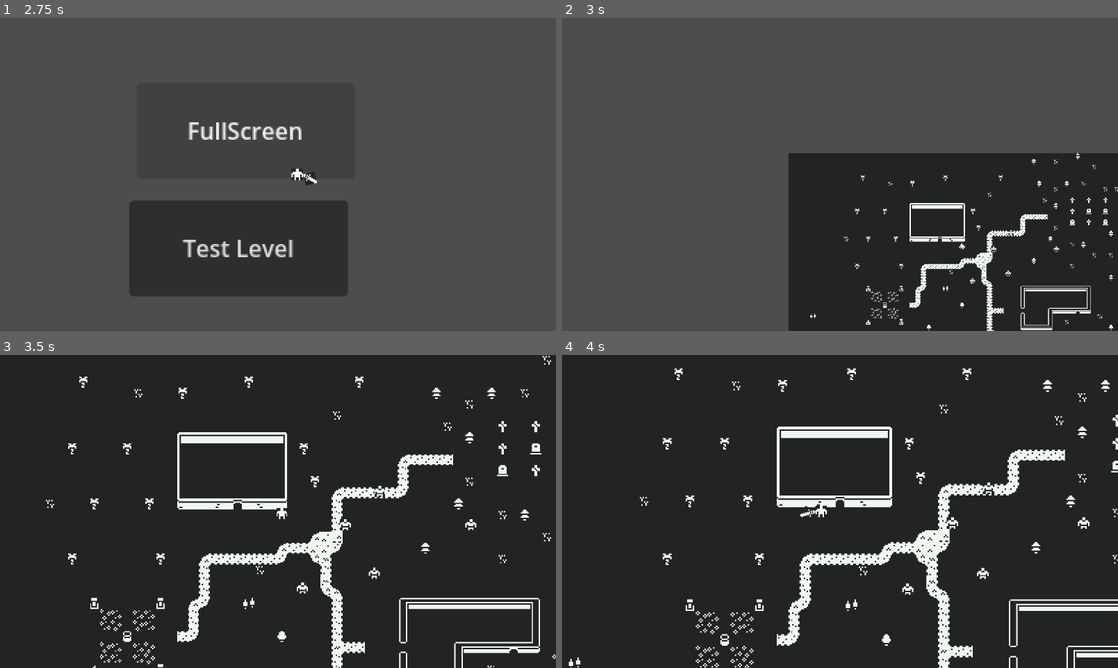
Above: before the commit, frames 1-4 (two rows, left to right).
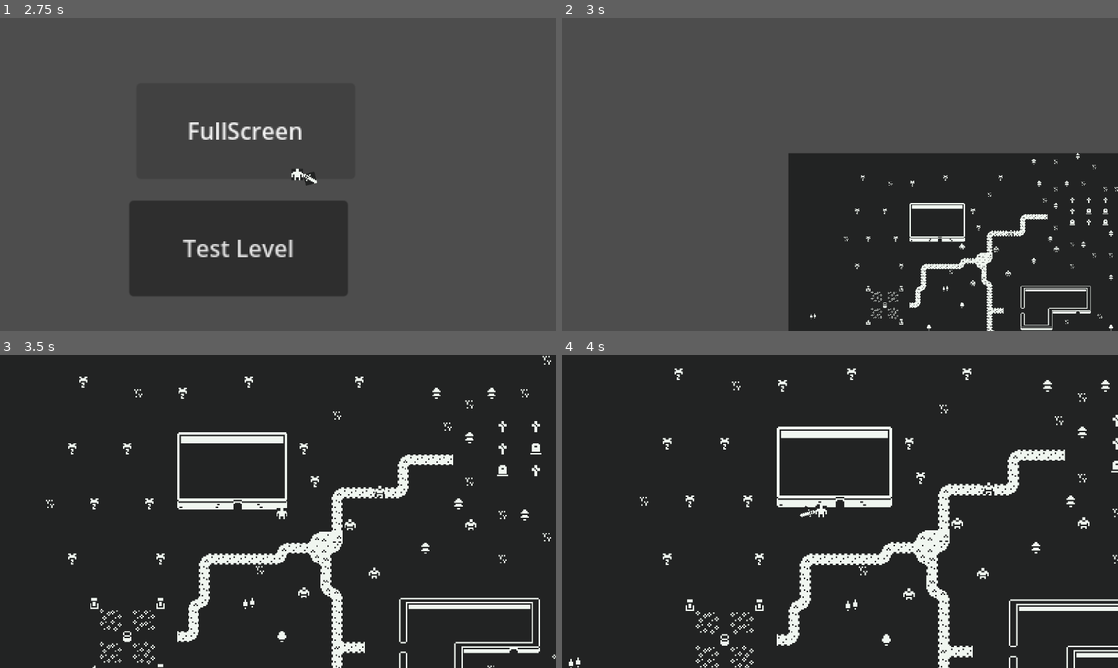
Above: after the commit, the same moments.

Repository: Moustakick/GameJam-Tension
Game: Godot game, scene res://scene/menu.tscn
Two runs of this game, one before a commit and one after it. Both use one fixed random seed, a clock stepped at 60 frames per second and the inputs below.
Inputs (mouse positions are in pixels of both pictures, inside the frame that each line leads up to):
- Up to frame 1 (2.75 s): move the mouse to (400, 158) at 0.52 s; hold D (right) 0.53-1.28 s; hold Space (attack_key) 0.53-1.28 s; move the mouse to (166, 190) at 1.27 s; hold Down (down) 1.28-2.03 s; click (166, 190) at 1.35 s; move the mouse to (333, 105) at 2.02 s; hold D (right) from 2.03 s (still down); hold Space (attack_key) from 2.03 s (still down)
- Up to frame 2 (3 s): move the mouse to (812, 237) at 2.77 s; release D (right) at 2.78 s; release Space (attack_key) at 2.78 s; hold W (up) from 2.78 s (still down); click (812, 237) at 2.85 s
- Up to frame 3 (3.5 s): keep holding W (up)
- Up to frame 4 (4 s): move the mouse to (1006, 558) at 3.52 s; release W (up) at 3.53 s; hold Left (left) from 3.53 s (still down); hold Space (attack_key) from 3.53 s (still down)

Frame 1 is identical in both runs. In frame 2, less than 0.1% of the frame differs, in the area x 73-79%, y 72-86%; in frame 3, 0.1%; in frame 4, 0.1%, in the area x 61-73%, y 51-79%.

Commit message:
ca avance

Diff:
--- a/project.godot
+++ b/project.godot
@@ -19,6 +19,7 @@
 
 window/size/resizable=false
 window/stretch/mode="viewport"
+window/stretch/aspect="expand"
 
 [input]
 
--- a/scene/AI.gd
+++ /dev/null
@@ -1,24 +0,0 @@
-extends Node2D
-
-@onready var enemy_detection_zone = $EnemyDetectionZone
-
-# states
-enum {
-	WALK_ARROUND,
-	ESCAPE,
-	PANIC,
-	ATTACK
-}
-
-var state = WALK_ARROUND
-
-# Called when the node enters the scene tree for the first time.
-func _ready():
-	pass # Replace with function body.
-
-# Called every frame. 'delta' is the elapsed time since the previous frame.
-func _process(delta):
-	pass
-
-func _on_enemy_detection_zone_body_entered(body):
-	pass # Replace with function body.
--- a/scene/enemy.tscn
+++ b/scene/enemy.tscn
@@ -3,7 +3,7 @@
 [ext_resource type="Texture2D" uid="uid://ddl02dy0kmxew" path="res://kenney_micro-roguelike/Tiles/Monochrome/tile_0011.png" id="1_ci02h"]
 [ext_resource type="Script" path="res://scripts/enemy.gd" id="1_n4ubt"]
 [ext_resource type="PackedScene" uid="uid://mu25lk7y00mv" path="res://scene/health_component.tscn" id="2_rsun5"]
-[ext_resource type="Script" path="res://scene/AI.gd" id="4_1fl0t"]
+[ext_resource type="Script" path="res://scripts/enemyAI.gd" id="4_6mwtk"]
 
 [sub_resource type="RectangleShape2D" id="RectangleShape2D_jx351"]
 size = Vector2(8, 8)
@@ -14,8 +14,7 @@
 [sub_resource type="CircleShape2D" id="CircleShape2D_vt714"]
 radius = 44.4072
 
-[node name="Enemy" type="RigidBody2D"]
-gravity_scale = 0.0
+[node name="Enemy" type="CharacterBody2D"]
 script = ExtResource("1_n4ubt")
 
 [node name="HealthComponent" parent="." instance=ExtResource("2_rsun5")]
@@ -33,14 +32,20 @@
 [node name="CollisionShape2D" type="CollisionShape2D" parent="Hurtbox"]
 shape = SubResource("RectangleShape2D_aymph")
 
-[node name="AI" type="Node2D" parent="."]
-script = ExtResource("4_1fl0t")
+[node name="EnemyAI" type="Node2D" parent="."]
+script = ExtResource("4_6mwtk")
 
-[node name="EnemyDetectionZone" type="Area2D" parent="AI"]
+[node name="EnemyDetectionZone" type="Area2D" parent="EnemyAI" groups=["enemy"]]
 
-[node name="EnemyDetectionZoneShape" type="CollisionShape2D" parent="AI/EnemyDetectionZone"]
+[node name="EnemyDetectionZoneShape" type="CollisionShape2D" parent="EnemyAI/EnemyDetectionZone"]
 shape = SubResource("CircleShape2D_vt714")
 one_way_collision_margin = 0.0
 
+[node name="EscapeTimer" type="Timer" parent="EnemyAI"]
+wait_time = 10.0
+one_shot = true
+
 [connection signal="area_entered" from="Hurtbox" to="." method="_on_hurtbox_area_entered"]
-[connection signal="body_entered" from="AI/EnemyDetectionZone" to="AI" method="_on_enemy_detection_zone_body_entered"]
+[connection signal="body_entered" from="EnemyAI/EnemyDetectionZone" to="EnemyAI" method="_on_enemy_detection_zone_body_entered"]
+[connection signal="body_exited" from="EnemyAI/EnemyDetectionZone" to="EnemyAI" method="_on_enemy_detection_zone_body_exited"]
+[connection signal="timeout" from="EnemyAI/EscapeTimer" to="EnemyAI" method="_on_escape_timer_timeout"]
--- a/scene/player.tscn
+++ b/scene/player.tscn
@@ -15,7 +15,7 @@
 [sub_resource type="RectangleShape2D" id="RectangleShape2D_ofb1s"]
 size = Vector2(8, 8)
 
-[node name="Player" type="CharacterBody2D"]
+[node name="Player" type="CharacterBody2D" groups=["player"]]
 script = ExtResource("1_406lb")
 SPEED = 100.0
 
--- a/scripts/enemy.gd
+++ b/scripts/enemy.gd
@@ -3,8 +3,9 @@
 class_name Enemy
 
 @onready var health = $HealthComponent as HealthComponent
+@onready var ai = $EnemyAI
 
-var SPEED = 300.0
+var SPEED = 100.0
 
 # Called when the node enters the scene tree for the first time.
 func _ready():
--- /dev/null
+++ b/scripts/enemyAI.gd
@@ -0,0 +1,62 @@
+extends Node2D
+
+@onready var enemy_detection_zone = $EnemyDetectionZone
+@onready var escape_timer = $EscapeTimer
+
+# states
+enum State {
+	WALK_ARROUND,
+	ESCAPE,
+	PANIC
+}
+
+var state = State.WALK_ARROUND
+var enemy: Enemy = null
+var player: Player = null
+var direction: Vector2
+
+func set_state(new_state):
+	if new_state != state:
+		state = new_state
+		if new_state == State.PANIC:
+			enemy.SPEED *= 2
+		else:
+			enemy.SPEED /= 2
+		emit_signal("state_changed", state)
+
+# Called when the node enters the scene tree for the first time.
+func _ready():
+	enemy = get_parent()
+
+# Called every frame. 'delta' is the elapsed time since the previous frame.
+func _physics_process(delta):
+	match state:
+		State.WALK_ARROUND:
+			pass
+		State.ESCAPE:
+			if player != null:
+				enemy.velocity = direction * enemy.SPEED
+				enemy.move_and_slide()
+			else :
+				set_state(State.ESCAPE)
+		State.PANIC:
+			if player != null:
+				direction = (enemy.position - player.position).normalized()
+				enemy.velocity = direction * enemy.SPEED
+				enemy.move_and_slide()
+			else :
+				set_state(State.ESCAPE)
+
+func _on_enemy_detection_zone_body_entered(body: Node):
+	if body.is_in_group("player"):
+		set_state(State.PANIC)
+		player = body
+
+func _on_enemy_detection_zone_body_exited(body):
+	if player != null and body == player:
+		set_state(State.ESCAPE)
+		player = null
+		escape_timer.start()
+
+func _on_escape_timer_timeout():
+	set_state(State.WALK_ARROUND)
